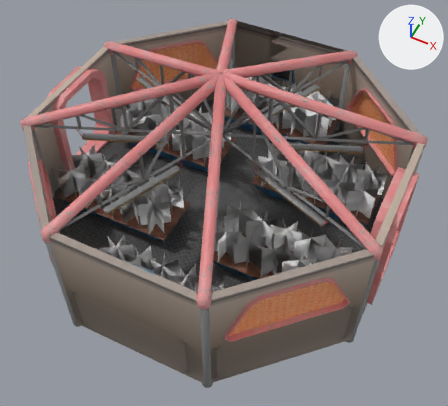
An edit to the Blender file Assets/homestead/models/large_greenhouse.blend, drawn before and after from the same camera.
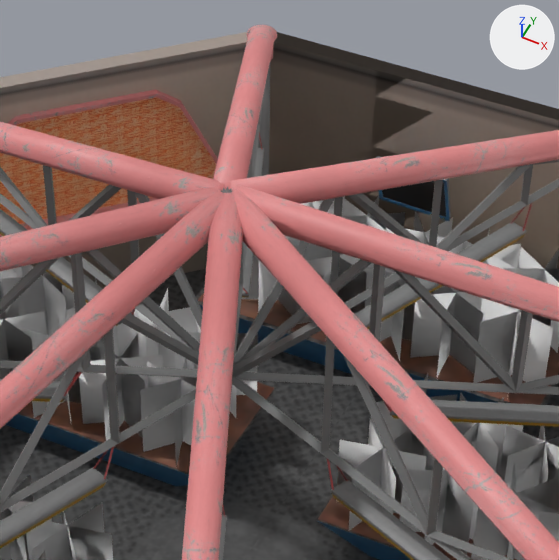
The first picture shows the older version from a camera (50 mm lens) standing at (5.78, -11.39, 14.32) and looking at (-0.11, 0.39, -0.4). The close-ups show both versions on the part from 32% to 74% of the width and 3% to 48% of the height of that picture; other places that the commit changed are outside them. The axes (+X, +Y, +Z) are drawn at upper right. The lights are the same throughout.

The first close-up shows 'Circle', 'Cube', 'Cube.001', 'Cylinder', 'Monitor', 'bio_shelf_dirt.001', 'bio_shelf_dirt.002', 'lamp_ceiling', 'lattice', 'produce', 'produce.001', 'walls', 'window'.
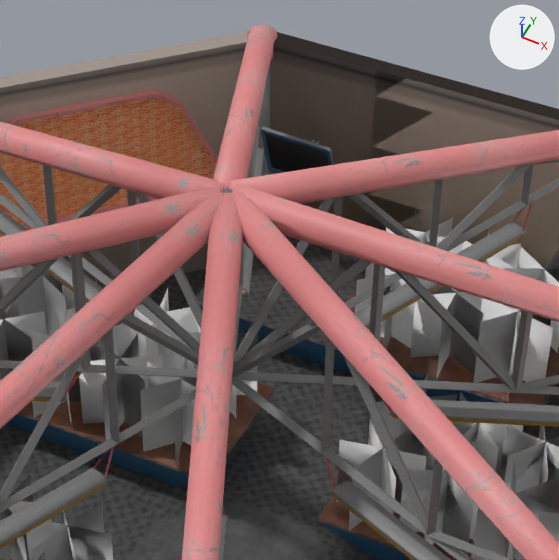
Where the newer file only moved an object's origin or applied its transform, the numbers keep the older frame.

What differs and where, as boxes [x1, y1, x2, y2] in the close-ups (559 x 560 px; the box of a moved part takes in the faces that stretch with it):
'produce.001', reshaped: before [242, 196, 559, 400]; after [355, 209, 559, 400]
'Monitor', moved: before [376, 156, 451, 221]; after [261, 127, 334, 173]
'bio_shelf_dirt.002', reshaped: before [198, 293, 559, 405]; after [321, 291, 559, 405]
part 1 of me_sqr_triple_012, moved or reshaped: before [306, 243, 367, 314]; after [365, 263, 415, 349]
part 2 of me_sqr_triple_012, moved or reshaped: before [297, 254, 374, 324]; after [355, 274, 393, 337]
part 3 of me_sqr_triple_012, moved or reshaped: before [328, 253, 343, 285]; after [383, 283, 395, 349]
part 4 of me_sqr_triple_012, deleted: before [242, 196, 434, 361]
part 5 of me_cube_011, deleted (brown): before [198, 293, 324, 340]
'Cube.001', unchanged, uncovered by the edit: before [196, 286, 559, 405]; after [196, 235, 559, 405]

Patch to the scene script:
```diff
--- a/Assets/homestead/models/large_greenhouse.blend.py
+++ b/Assets/homestead/models/large_greenhouse.blend.py
@@ me_sqr_triple_012 @@
 # used by ob_produce_001; location = (0.17, 4.09, 0.54); rotation_euler = (1.571, 0.0, 5.047), in degrees (90, 0, 289); scale = (0.0274, 0.0274, 0.0274)
-me_sqr_triple_012.from_pydata(...)  # 240 vertices, 60 faces; spans x -47.0..328.0, y 0.0..32.0, z -69.0..167.0
+me_sqr_triple_012.from_pydata(...)  # 192 vertices, 48 faces; spans x -29.0..328.0, y 0.0..32.0, z -69.0..167.0
+# me_sqr_triple_012 part 1: the loose piece of 4 vertices spanning x -4.0..15.0, y 0.0..32.0, z 16.0..42.0 is moved by (8.0, 0.0, -24.0)
+# me_sqr_triple_012 part 2: the loose piece of 4 vertices spanning x -1.0..12.0, y 0.0..32.0, z 14.0..44.0 is moved by (8.0, 0.0, -24.0)
+# me_sqr_triple_012 part 3: the loose piece of 4 vertices spanning x -10.0..21.0, y 0.0..32.0, z 27.0..31.0 is moved by (8.0, 0.0, -24.0)
+# me_sqr_triple_012 part 4: 12 loose pieces with 48 vertices, spanning x -47.0..29.0, y 0.0..32.0, z -11.0..69.0, are deleted
@@ me_cube_011 @@
 # used by ob_bio_shelf_dirt_002; location = (0.0, 0.0, 0.0)
-me_cube_011.from_pydata(...)  # 306 vertices, 512 faces; spans x -2.06..2.06, y -4.88..4.88, z 0.5..0.6
+me_cube_011.from_pydata(...)  # 252 vertices, 416 faces; spans x -2.06..2.06, y -4.88..4.88, z 0.5..0.6
+# me_cube_011 part 5
+# 54 vertices are removed from x -2.06..-0.77, y 3.3..4.88, z 0.5..0.6
+# 96 faces are deleted
 me_cube_011.materials.append(mat_gas_diffuse_jpg)
@@ ob_monitor @@
 ob_monitor = bpy.data.objects.new('Monitor', me_default_000)
-ob_monitor.location = (0.0, 4.55, 1.68)
+ob_monitor.location = (-1.35, 4.49, 1.68)
 ob_monitor.rotation_euler = (0.0, 0.0, -1.88)  # degrees (0, 0, -108)
```
